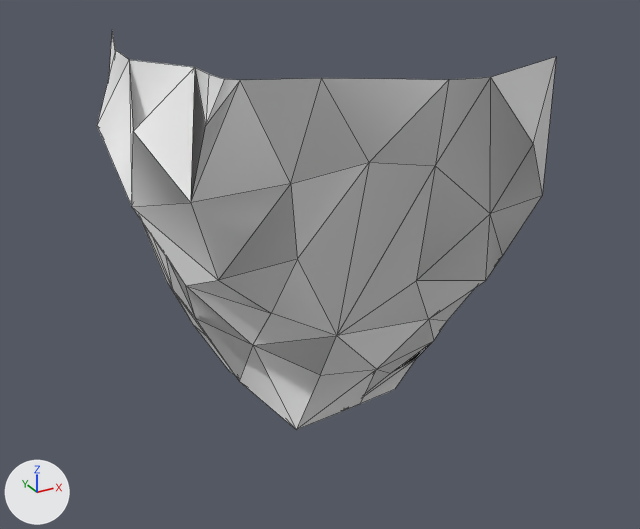
One commit to the glTF model Rogue-Robots/Assets/Models/ModularBlocks/CliffCorner1_Col.gltf: the scene before it, then after it.
The view is the same before and after, from a 50 mm camera at (-1.94, -4.82, 6.16) aimed at (1.14, 0.79, 3.35). The axes (+X, +Y, +Z) are drawn at lower left. The lights are the same throughout. Mesh edges are drawn as thin lines. Vertices at the same position are counted once.

The first picture shows 'CliffCorner1_Col'.
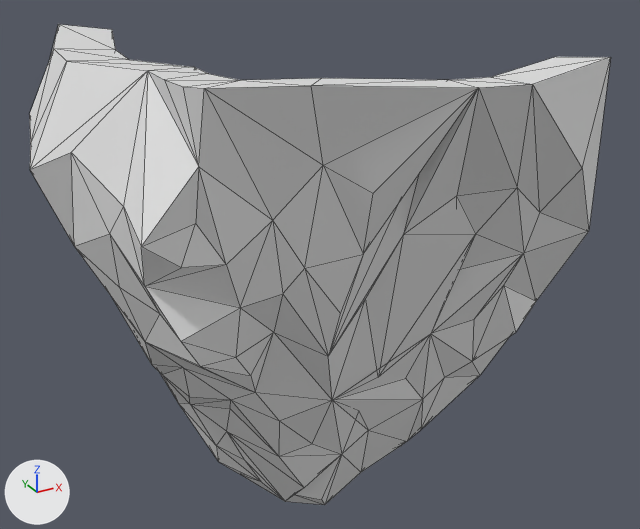
Pixel boxes (x1, y1, x2, y2) of what changed, in the pictures (640 x 529 px):
'CliffCorner1_Col', reshaped (27% wider, 21% taller): before (97, 31, 556, 430); after (29, 24, 611, 505)
part 1 of me_scene_019, built on: before (191, 67, 434, 429); after (29, 24, 611, 505)

What changed in the scene script:
```text
Change me_scene_019:
    used by ob_cliffcorner1_col; location = (0.0, 0.0, 0.0)
    remove me_scene_019.from_pydata(...)  # 59 vertices, 95 faces; spans x -0.33..2.5, y -0.46..2.5, z 1.26..5.0
    add me_scene_019.from_pydata(...)  # 281 vertices, 560 faces; spans x -0.94..2.5, y -1.02..2.5, z 0.65..5.08
    me_scene_019 part 1: 6 vertices removed from x -0.1..1.7, y 0.29..1.64, z 2.25..5.0; 228 vertices added at x -0.94..2.5, y -1.02..2.48, z 0.65..5.08
    me_scene_019 part 2: the surface is now shaded flat
```
